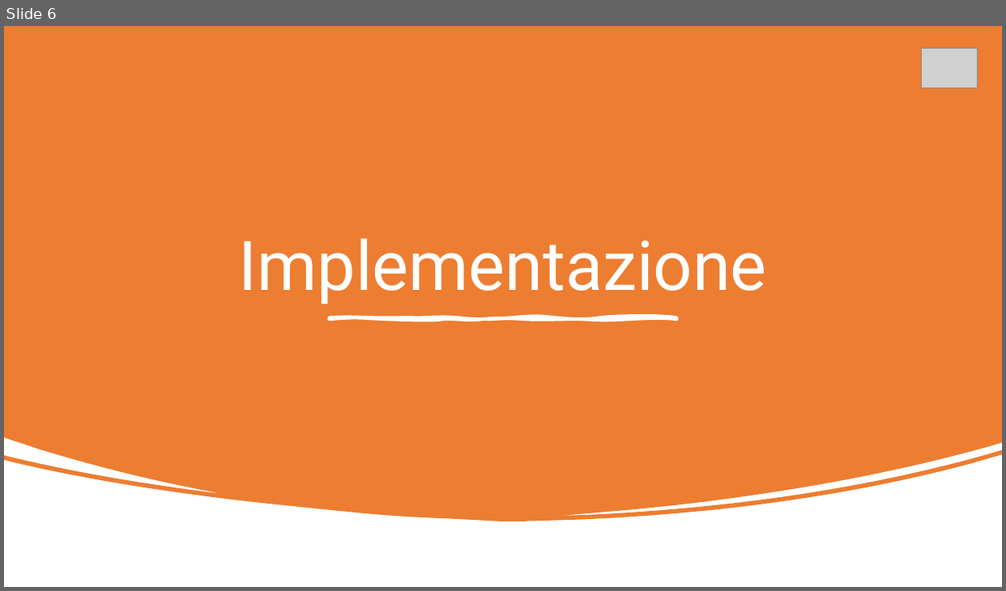
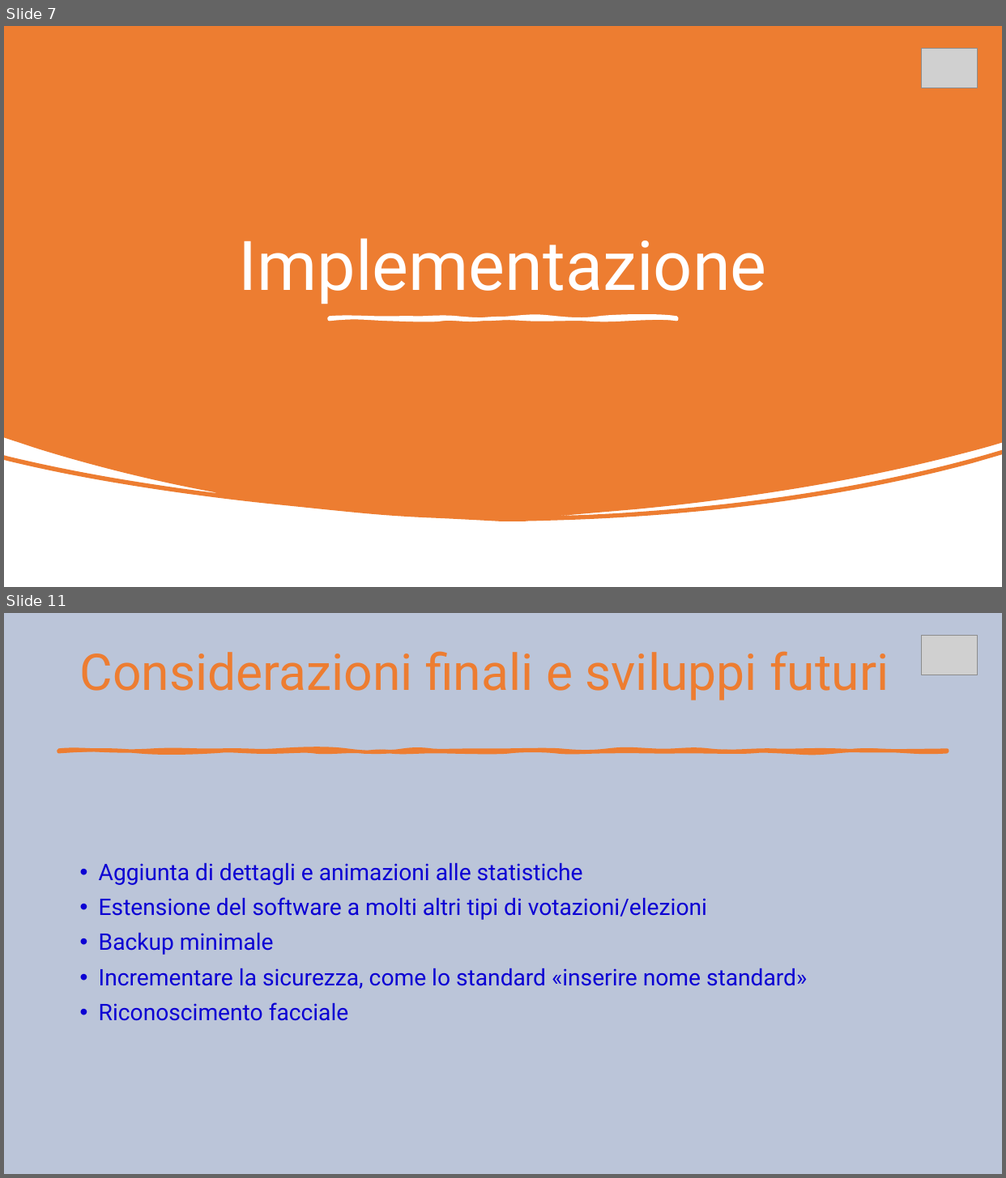
Before and after one commit to RiccardoBarbieri/iovoto, a slide deck: ioVoto.pptx. Shown one above the other, each under a label of ours: slide 6 before the commit, slides 7 and 11 after it; the slides between them are not shown. The pictures are 1006x591 and 1006x1178 pixels, drawn with LibreOffice and Linux fonts; fonts in the diff are those of the drawing; grey boxes stand for pictures. Boxes give left, top, right and bottom in pixels: in the first picture for what was removed or moved away, otherwise in the second. Text is boxed around its words. In the diff, an @@ line names an element or a change of style, - is before the commit and + after.

Commit message:
Aggiunte persistenza, schermate e considerazioni finali

```diff
--- a/ioVoto.pptx
+++ b/ioVoto.pptx
@@ slide 11 added at <box>4,613,1002,1174</box>, background #BBC5D9 @@
@@ picture added at <box>922,636,978,675</box> @@
@@ title added at <box>80,651,889,700</box>, 48.6 pt, text #ED7D31 @@
+Considerazioni finali e sviluppi futuri
@@ freeform shape added at <box>58,750,948,752</box>, fill #ED7D31, outline #ED7D31 3.25 pt @@
@@ text added at <box>99,863,807,1021</box>, 22 pt, text #0C01D3 @@
+• Aggiunta di dettagli e animazioni alle statistiche
+• Estensione del software a molti altri tipi di votazioni/elezioni
+• Backup minimale
+• Incrementare la sicurezza, come lo standard «inserire nome standard»
+• Riconoscimento facciale
@@ what was slide 6 is now slide 7 @@
```
Also in this commit, not shown: 1 slide changed, 3 other slides added.
